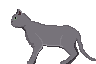
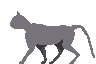
Layers edited between the first and the second 96 x 64 image:
added layer "walking_3_Cat_front" above "walking_3_Cat_back" over [10, 11, 95, 64]
added layer "walking_3_Cat_back" above "walking_2_Cat_skelett" over [27, 30, 75, 64]
hid "standing_Cat_front_face" over [11, 17, 17, 23]
hid "standing_Cat_front_shade" over [11, 9, 96, 64]
hid "standing_Cat_front" over [11, 9, 96, 64]
hid "standing_Cat_back" over [11, 9, 79, 64]
